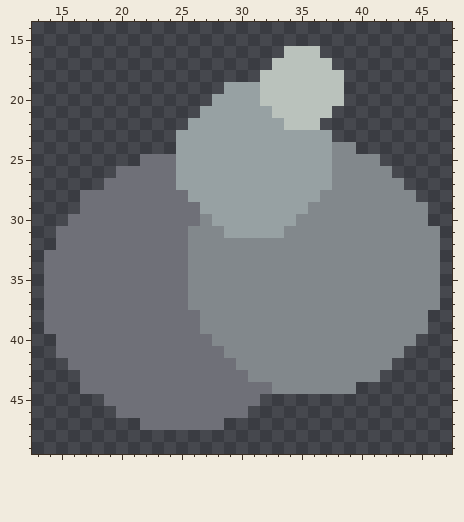
Pixel-art sprite, stored at sprites/particles/dust_explosion/dust_explosion2.png. Above, as it was before the edit.
The file is 64x64 pixels. Shown: x 13..47, y 14..49.
After the commit:
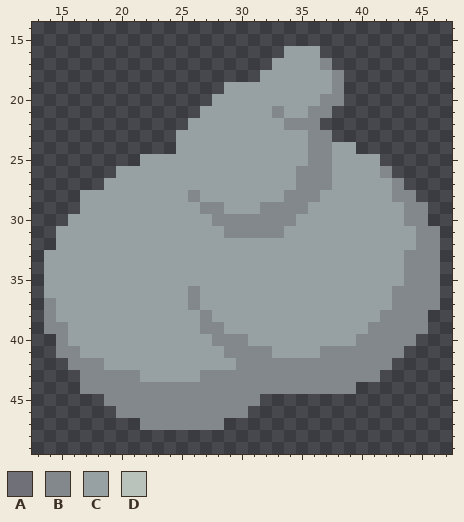
Palette (. is transparent): A #6f7078  B #82888c  C #97a1a3  D #bac2bc
Changes in this commit:
Changed rows in their new state; - is an unchanged pixel.
first column x 14:
16 --------------------CCC--------
17 -------------------CCCCB-------
18 ------------------CCCCCCB------
19 ------------------CCCCCCB------
20 ------------------CCCCCBB------
21 -------------------BCCBB-------
22 --------------------BBB--------
23 ----------------------BB-------
24 ----------------------BBCC-----
25 --------CCC-----------BBCCCC---
26 ------CCCCC----------BBBCCCC---
27 -----CCCCCC----------BBBCCCCC--
28 ---CCCCCCCCCB-------BBBCCCCCC--
29 ---CCCCCCCCCCBB---BBBBCCCCCCCC-
30 --CCCCCCCCCCCCBBBBBBBCCCCCCCCC-
31 -CCCCCCCCCCCCCCBBBBBCCCCCCCCCCC
32 -CCCCCCCCCCCCCCCCCCCCCCCCCCCCCC
33 CCCCCCCCCCCCCCCCCCCCCCCCCCCCCC-
34 CCCCCCCCCCCCCCCCCCCCCCCCCCCCCC-
35 CCCCCCCCCCCCCCCCCCCCCCCCCCCCCC-
36 CCCCCCCCCCCC-CCCCCCCCCCCCCCCC--
37 BCCCCCCCCCCC-CCCCCCCCCCCCCCCC--
38 BCCCCCCCCCCCC-CCCCCCCCCCCCCC---
39 BBCCCCCCCCCCC--CCCCCCCCCCCC----
40 -BCCCCCCCCCCCC---CCCCCCCCC-----
41 -BBCCCCCCCCCCCC----CCCC--------
42 --BBBCCCCCCCCCCC---------------
43 ---BBBBBCCCCCBBBB--------------
44 ---BBBBBBBBBBBBBBBB------------
45 -----BBBBBBBBBBBBB-------------
46 ------BBBBBBBBBBB--------------
47 --------BBBBBBB----------------
Where, in picture pixels (left, top, right, bottom), the same in both pictures:
changed: (44, 46, 416, 430)
